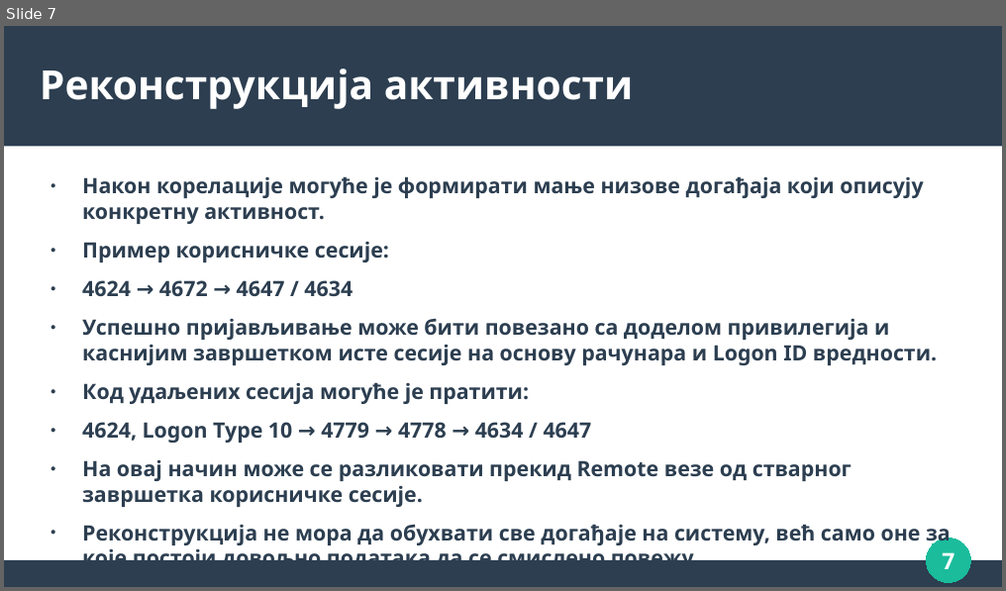
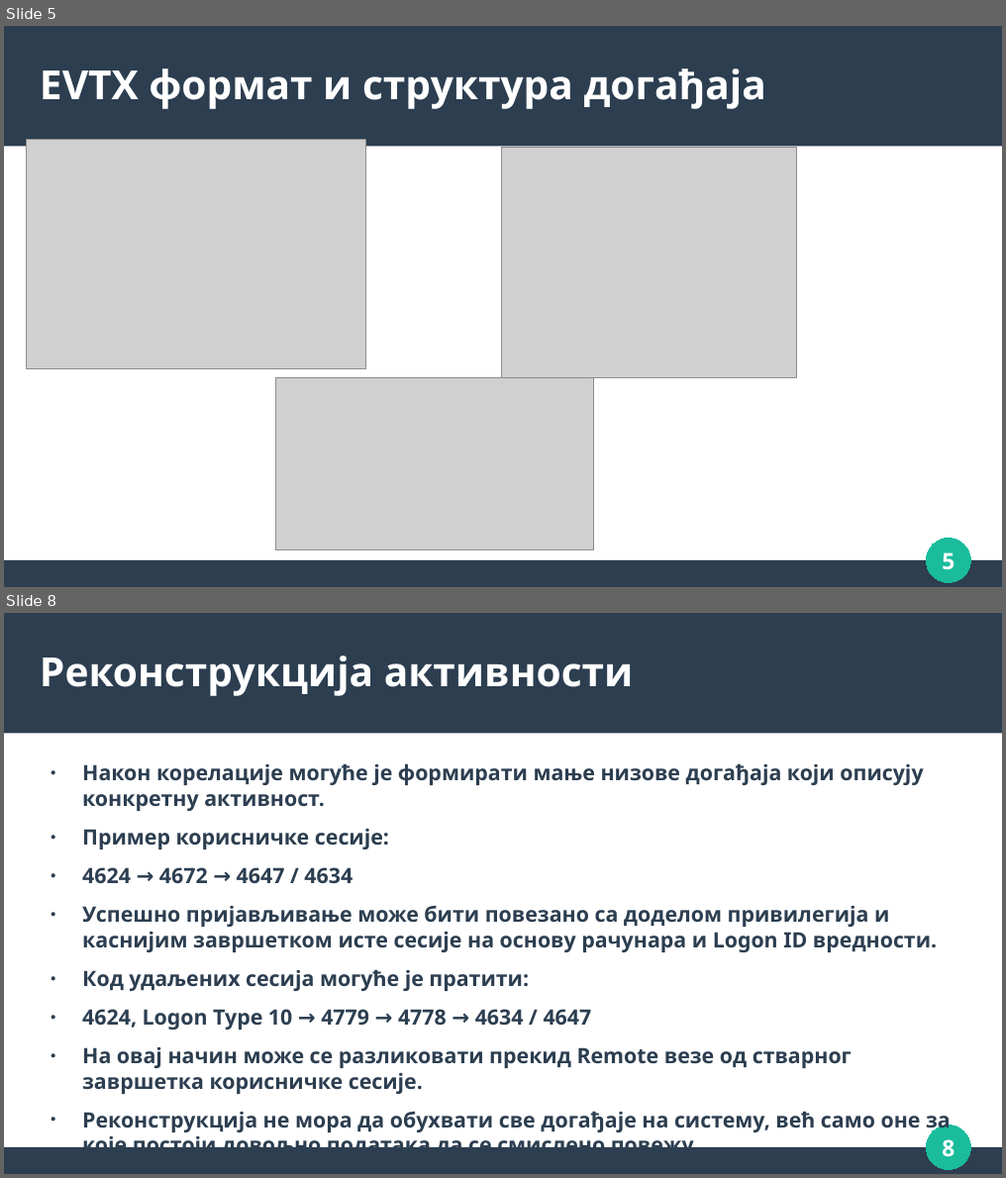
Before and after one commit to djolepetrovic12/digitalna-forenzika, a slide deck: Дигитална форензика.odp. Shown one above the other, each under a label of ours: slide 7 before the commit, slides 5 and 8 after it; the slides between them are not shown. The pictures are 1006x591 and 1006x1178 pixels, drawn with LibreOffice and Linux fonts; fonts in the diff are those of the drawing; grey boxes stand for pictures. Boxes give left, top, right and bottom in pixels: in the first picture for what was removed or moved away, otherwise in the second. Text is boxed around its words. In the diff, an @@ line names an element or a change of style, - is before the commit and + after.

```diff
--- a/Дигитална форензика.odp
+++ b/Дигитална форензика.odp
@@ slide 5 added at (4, 26, 1002, 587), background #FFFFFF; not listed: 3 template elements that a slide beside it also shows @@
@@ title added at (40, 69, 766, 109), 32 pt, text #FFFFFF, bold @@
+EVTX формат и структура догађаја
@@ picture added at (27, 139, 366, 371) @@
@@ picture added at (502, 148, 796, 378) @@
@@ picture added at (275, 378, 593, 551) @@
@@ page number added at (942, 553, 954, 570), 18 pt, text #FFFFFF, bold @@
+5
@@ what was slide 7 is now slide 8 @@
@@ page number at (942, 1140, 954, 1157): text changed @@
-7
+8
```
Also in this commit, not shown: 3 slides changed, 9 other slides added, 14 other files.
